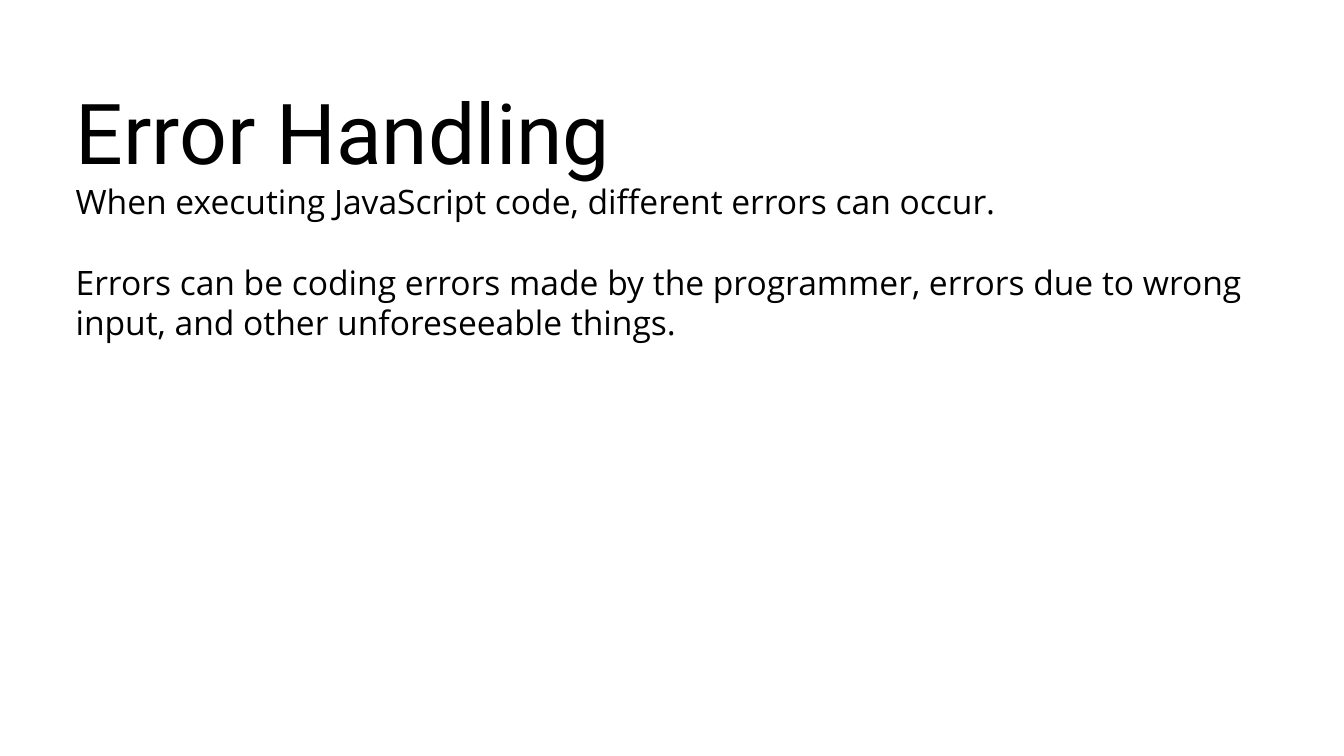
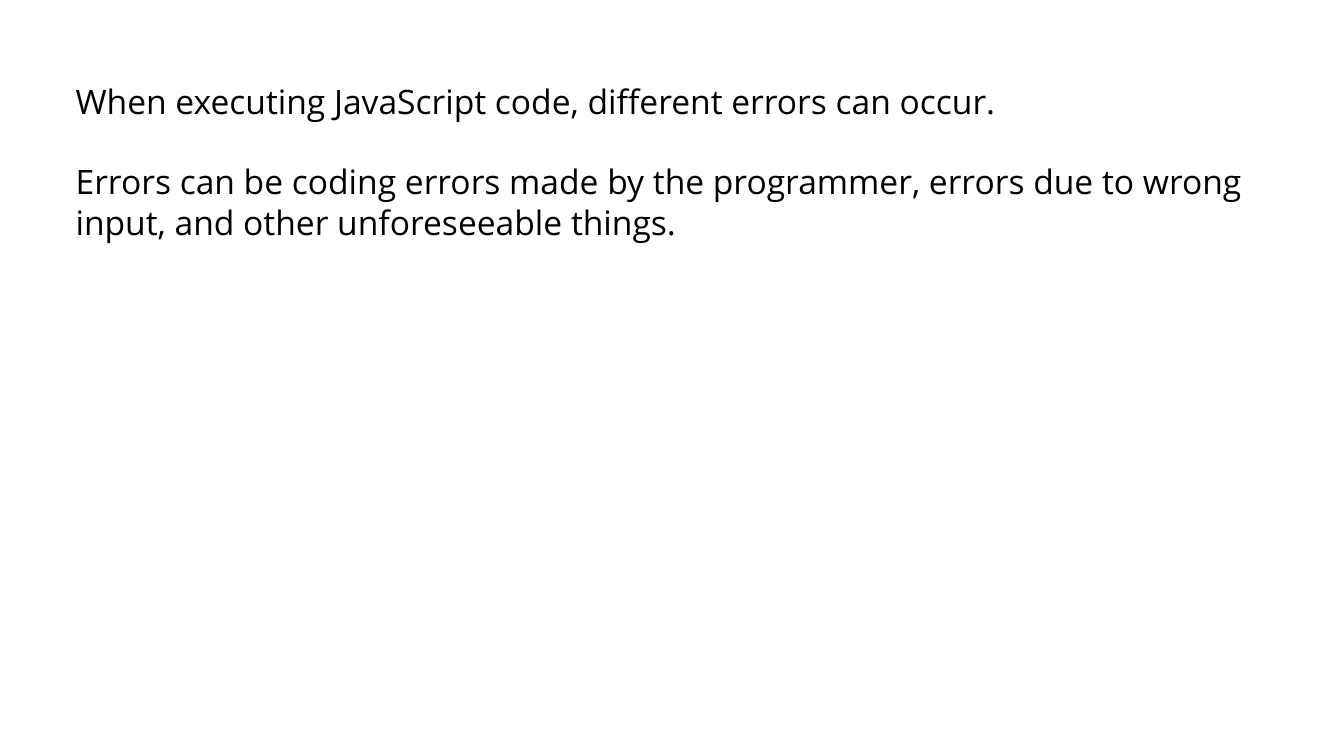
Before and after one commit to RostyslavSynenko/Lv-469.NodeJS, a slide deck: slide 27 of presentations/Loops. Error Handling, Strict mode.pptx (slide 26 before the commit). Drawn at 1344x756 pixels with LibreOffice and Linux fonts; fonts in the diff are those of the drawing; background and template pictures are left out. Boxes give left, top, right and bottom in pixels: in the first picture for what was removed or moved away, otherwise in the second. Text is boxed around its words. In the diff, an @@ line names an element or a change of style, - is before the commit and + after.

```diff
--- a/presentations/Loops. Error Handling, Strict mode.pptx
+++ b/presentations/Loops. Error Handling, Strict mode.pptx
@@ title at (76,88,1241,243): text changed @@
-Error Handling
-When executing JavaScript code, different errors can occur.
-Errors can be coding errors made by the programmer, errors due to wrong input, and other unforeseeable things.
+When executing JavaScript code, different errors can occur.
+Errors can be coding errors made by the programmer, errors due to wrong input, and other unforeseeable things.
```
Also in this commit, not shown: 1 slide added.
